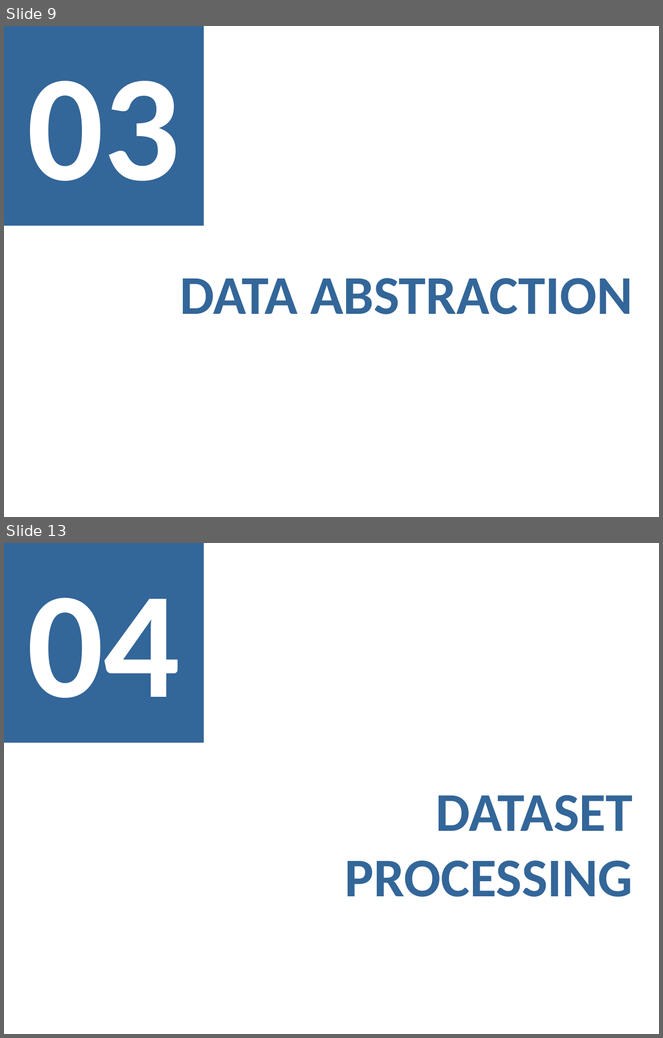
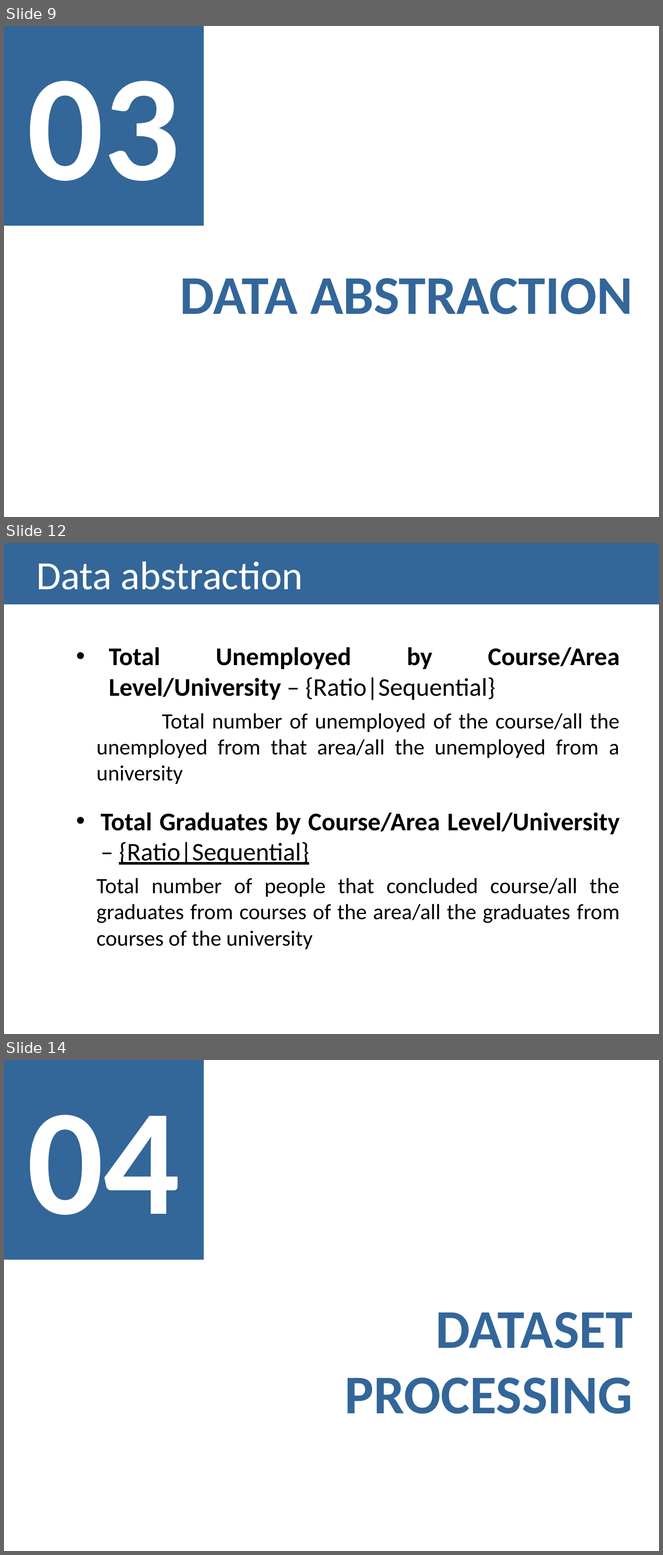
Before and after one commit to Strabox/Higher-Education-Unemployment-Portugal, a slide deck: II-Checkpoint/II-Checkpoint Presentation.pptx. Shown one above the other, each under a label of ours: slides 9 and 13 before the commit, slides 9, 12 and 14 after it; the slides between them are not shown. The pictures are 663x1038 and 663x1555 pixels, drawn with LibreOffice and Linux fonts; fonts in the diff are those of the drawing. Boxes give left, top, right and bottom in pixels: in the first picture for what was removed or moved away, otherwise in the second. Text is boxed around its words. In the diff, an @@ line names an element or a change of style, - is before the commit and + after.

```diff
--- a/II-Checkpoint/II-Checkpoint Presentation.pptx
+++ b/II-Checkpoint/II-Checkpoint Presentation.pptx
@@ slide 12 added at (4, 543, 659, 1034), background #FFFFFF @@
@@ title added at (4, 543, 659, 604), fill #336699, 44 pt, text #FFFFFF @@
+Data abstraction
@@ text added at (97, 647, 620, 950), 24 pt, text #000000 @@
+  • Total Unemployed by Course/Area Level/University – {Ratio|Sequential}
+  Total number of unemployed of the course/all the unemployed from that area/all the unemployed from a university
+  • Total Graduates by Course/Area Level/University – {Ratio|Sequential}
+  Total number of people that concluded course/all the graduates from courses of the area/all the graduates from courses of the university
@@ what was slide 13 is now slide 14 @@
```
Also in this commit, not shown: 7 slides changed, 2 other slides added, 2 slides removed.
